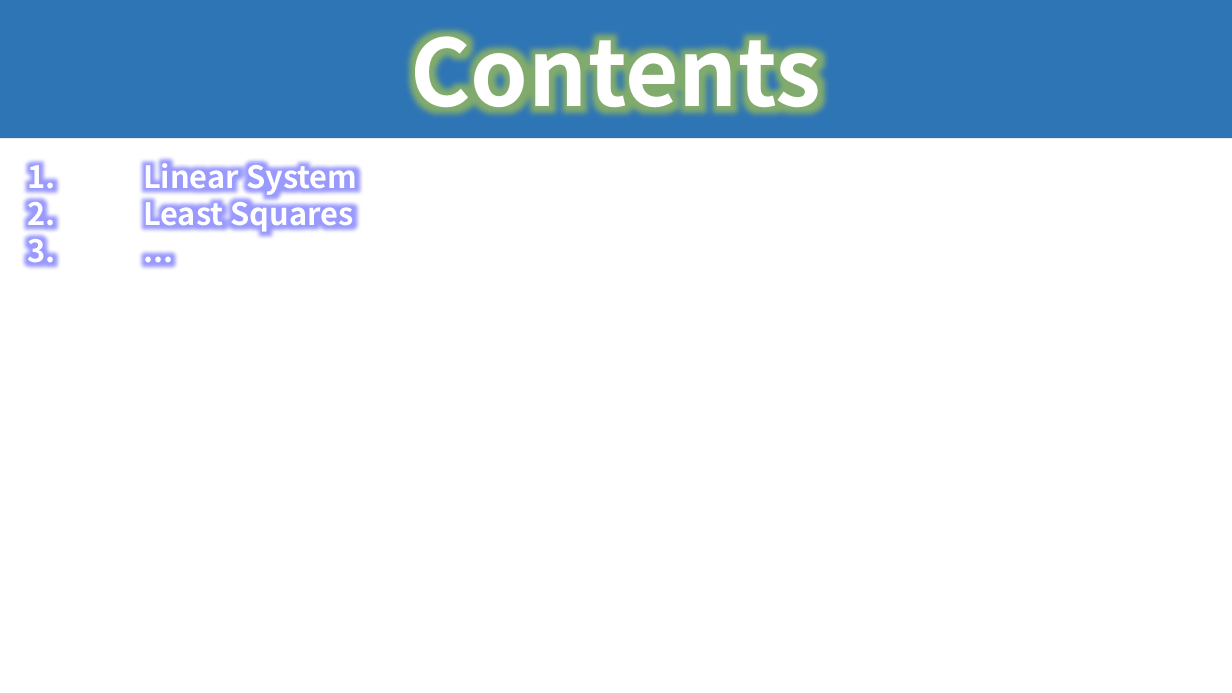
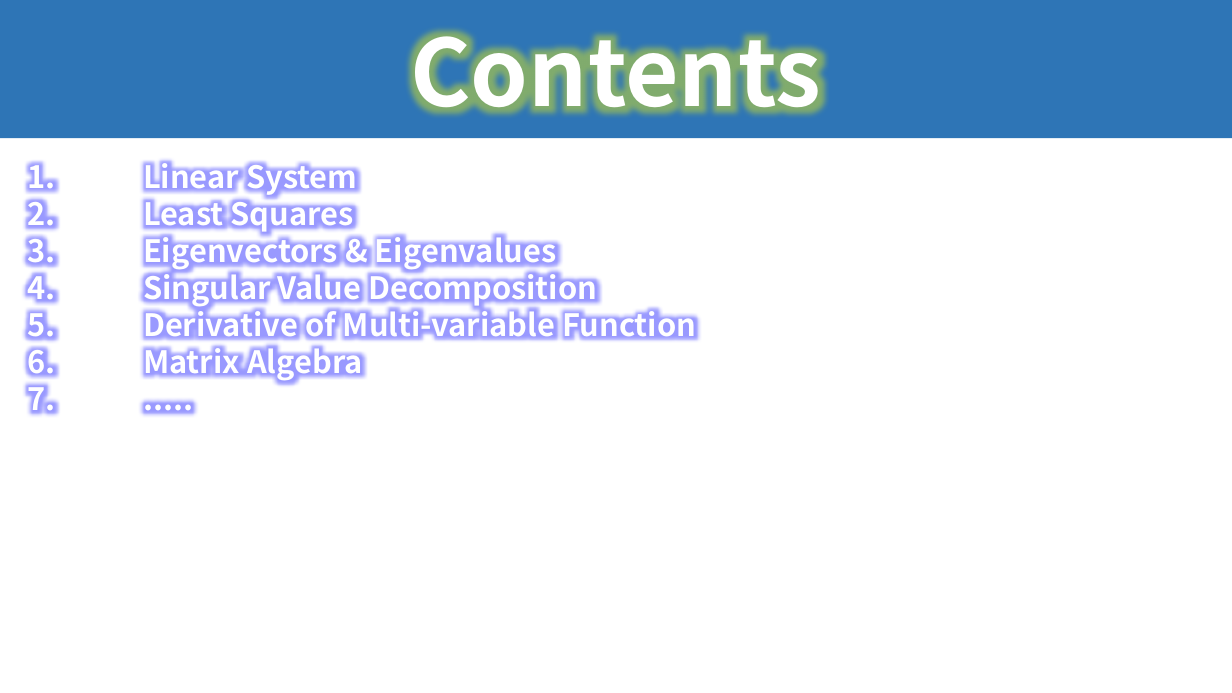
Before and after one commit to seonghokim/Study, a slide deck: slide 2 of Study Material/Linear Algebra.pptx. Drawn at 1232x693 pixels with LibreOffice and Linux fonts; fonts in the diff are those of the drawing. Boxes give left, top, right and bottom in pixels: in the first picture for what was removed or moved away, otherwise in the second. Text is boxed around its words. In the diff, an @@ line names an element or a change of style, - is before the commit and + after.

Commit message:
20240420_Recap Linear Algebra
In progress: Linear Algebra

```diff
--- a/Study Material/Linear Algebra.pptx
+++ b/Study Material/Linear Algebra.pptx
@@ text at [143, 230, 696, 381]: text changed @@
-3. ...
+3. Eigenvectors & Eigenvalues
+4. Singular Value Decomposition
+5. Derivative of Multi-variable Function
+6. Matrix Algebra
+7. .....
```
Also in this commit, not shown: 2 other slides changed, 24 slides added.
